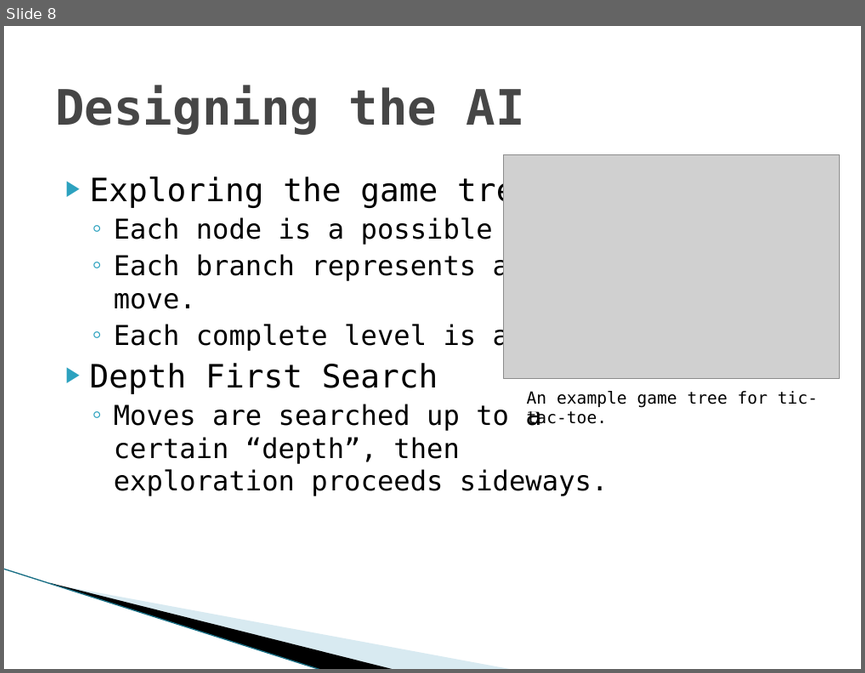
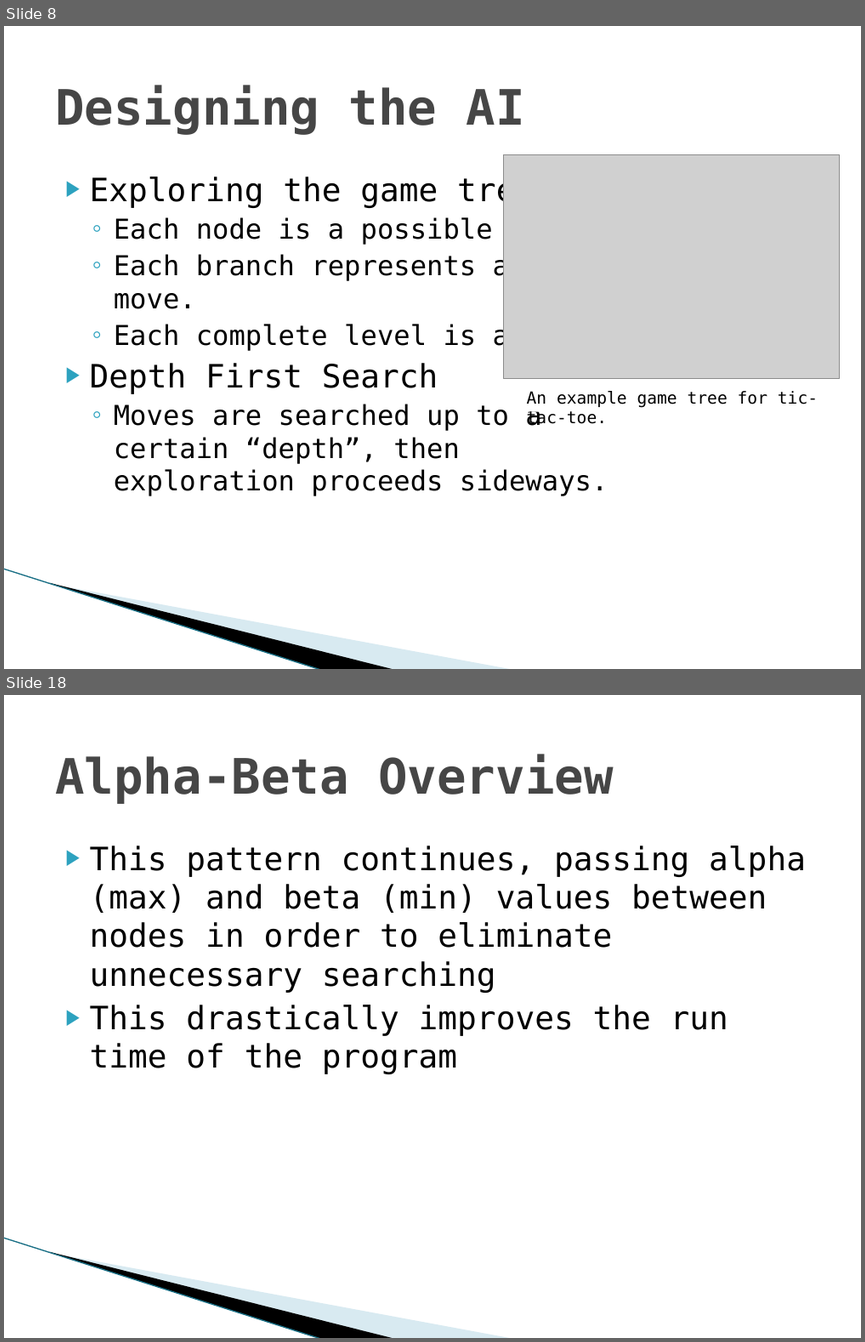
Before and after one commit to TadCordle/Senior-Project, a slide deck: Game Theory and Artificial Intelligence Design.pptx. Shown one above the other, each under a label of ours: slide 8 before the commit, slides 8 and 18 after it; the slides between them are not shown. The pictures are 865x673 and 865x1342 pixels, drawn with LibreOffice and Linux fonts; fonts in the diff are those of the drawing; grey boxes stand for pictures; background and template pictures are left out. Boxes give left, top, right and bottom in pixels: in the first picture for what was removed or moved away, otherwise in the second. Text is boxed around its words. In the diff, an @@ line names an element or a change of style, - is before the commit and + after.

```diff
--- a/Game Theory and Artificial Intelligence Design.pptx
+++ b/Game Theory and Artificial Intelligence Design.pptx
@@ slide 18 added at box(4, 695, 861, 1338), background #FFFFFF; not listed: 3 template elements that a slide beside it also shows @@
@@ title added at box(55, 754, 613, 804), 41 pt, text #464646, bold @@
+Alpha-Beta Overview
@@ text added at box(90, 845, 806, 1074), 27 pt, text #000000 @@
+▶ This pattern continues, passing alpha (max) and beta (min) values between nodes in order to eliminate unnecessary searching
+▶ This drastically improves the run time of the program
```
Also in this commit, not shown: 1 slide changed, 11 other slides added.
